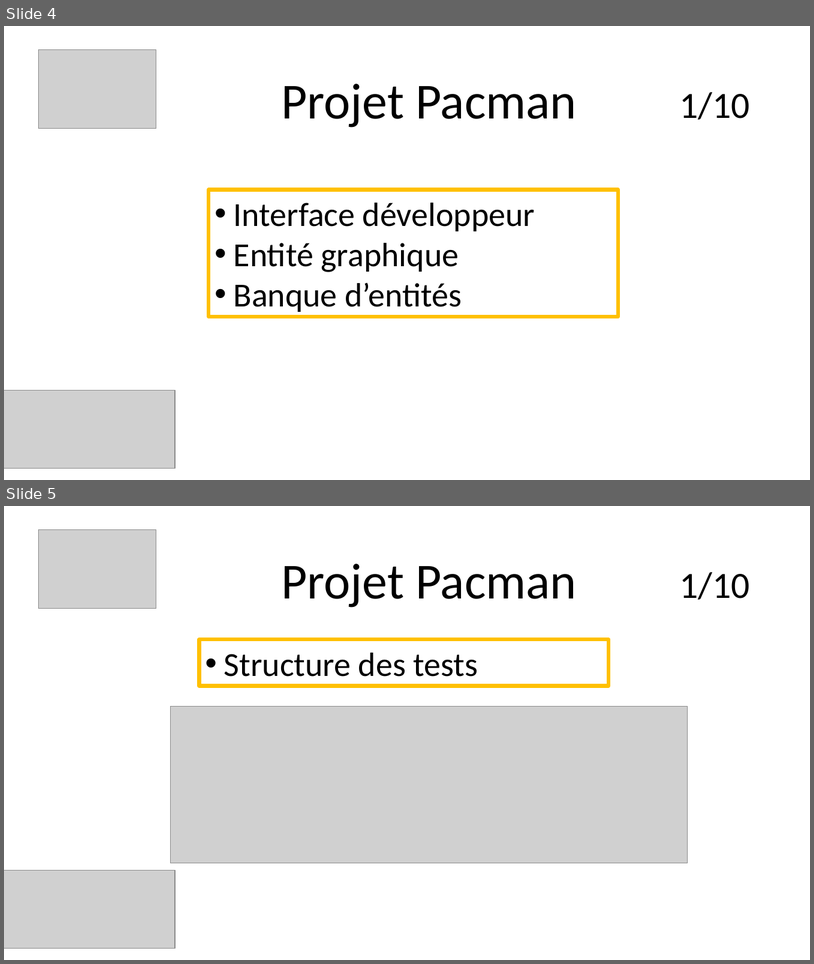
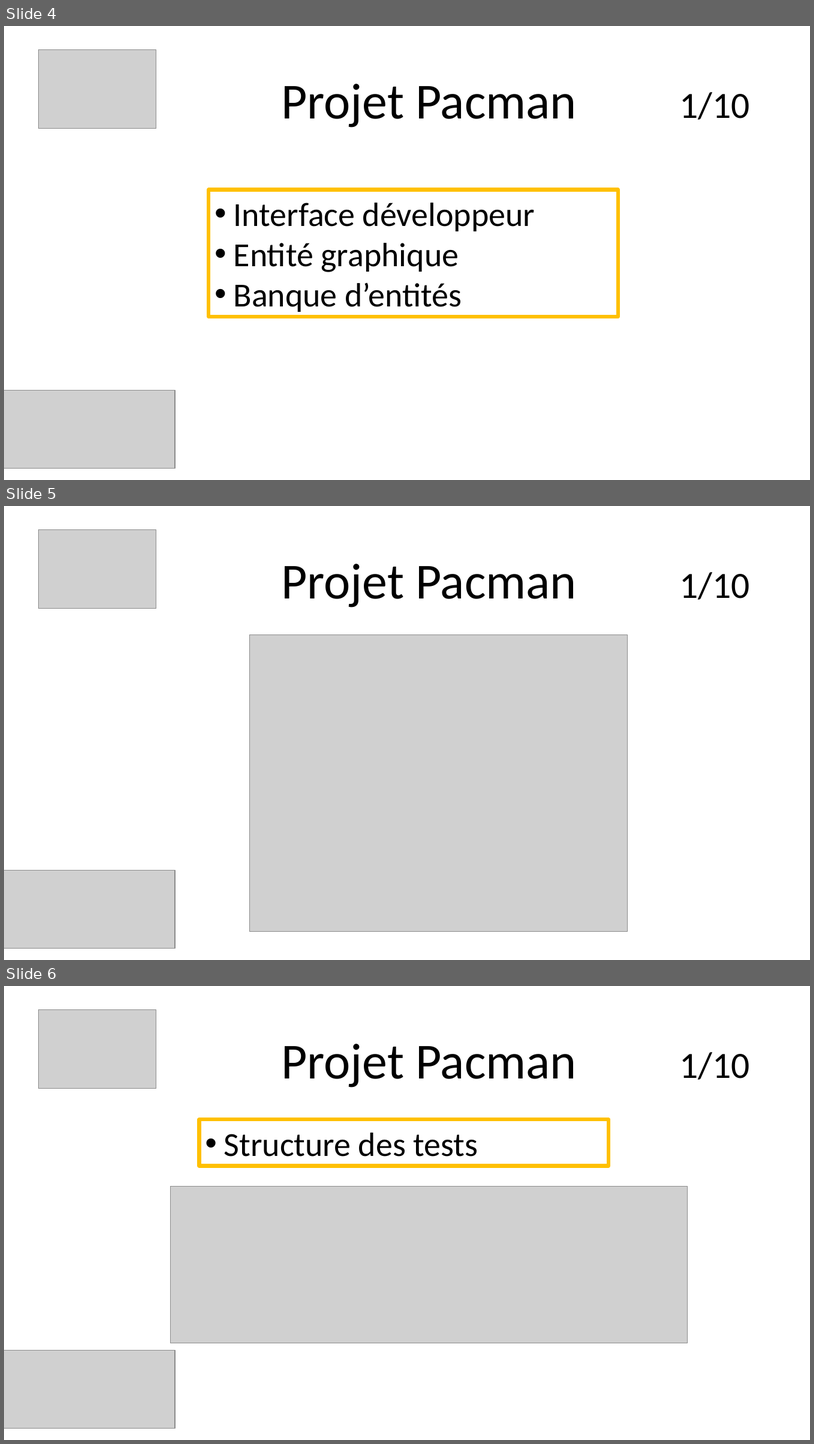
Before and after one commit to Golgoo/PacMan, a slide deck: doc/Pac-Man_présentation_PartieGraphique.odp. Shown one above the other, each under a label of ours: slides 4 and 5 before the commit, slides 4, 5 and 6 after it. The pictures are 814x964 and 814x1444 pixels, drawn with LibreOffice and Linux fonts; fonts in the diff are those of the drawing; grey boxes stand for pictures. Boxes give left, top, right and bottom in pixels: in the first picture for what was removed or moved away, otherwise in the second. Text is boxed around its words. In the diff, an @@ line names an element or a change of style, - is before the commit and + after.

Commit message:
Update Diapo Graphique

```diff
--- a/doc/Pac-Man_présentation_PartieGraphique.odp
+++ b/doc/Pac-Man_présentation_PartieGraphique.odp
@@ slide 5 added at bbox=[4, 506, 810, 960], background #FFFFFF @@
@@ picture added at bbox=[38, 530, 156, 609] @@
@@ title added at bbox=[281, 564, 577, 607], 60 pt, text #000000 @@
+Projet Pacman
@@ subtitle added at bbox=[680, 572, 750, 600], 44 pt, text #000000 @@
+1/10
@@ picture added at bbox=[249, 635, 628, 931] @@
@@ picture added at bbox=[4, 870, 175, 948] @@
@@ what was slide 5 is now slide 6 @@
```
